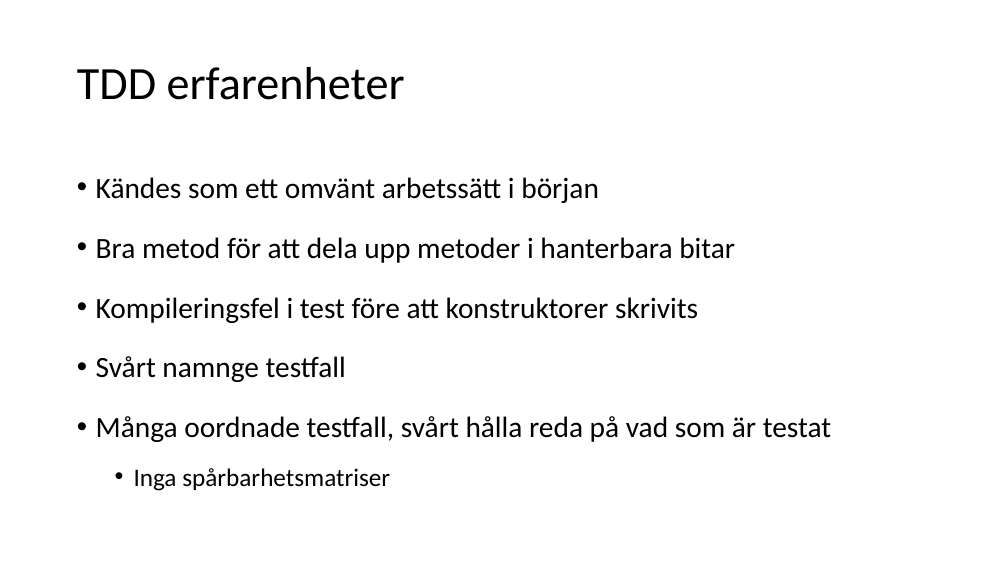
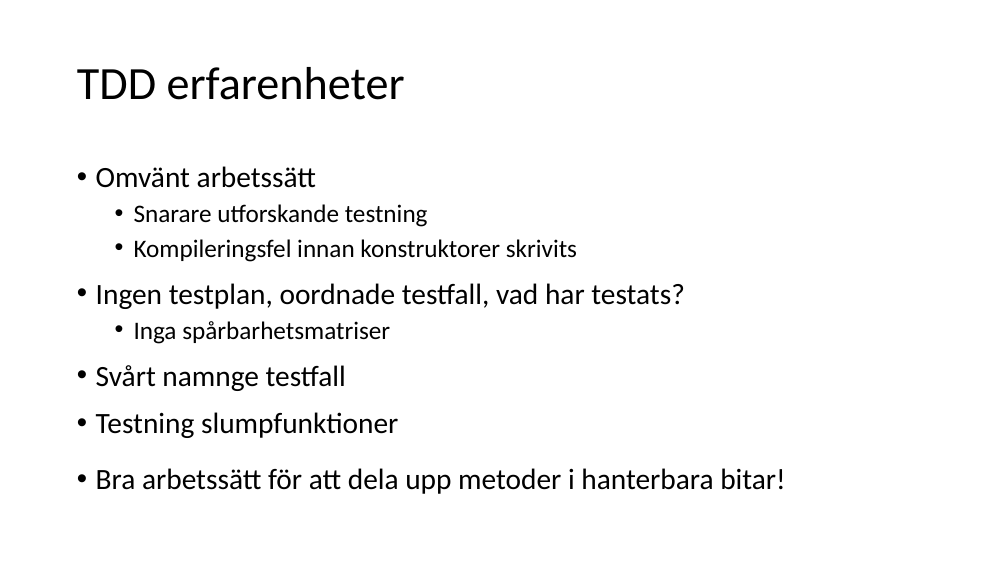
Before and after one commit to hampusidstam/InteGame, a slide deck: slide 17 of docs/Slutredovisning_grp5_v8.pptx. Drawn at 1008x567 pixels with LibreOffice and Linux fonts; fonts in the diff are those of the drawing. Boxes give left, top, right and bottom in pixels: in the first picture for what was removed or moved away, otherwise in the second. Text is boxed around its words. In the diff, an @@ line names an element or a change of style, - is before the commit and + after.

Commit message:
Updated PPT

```diff
--- a/docs/Slutredovisning_grp5_v8.pptx
+++ b/docs/Slutredovisning_grp5_v8.pptx
@@ text at bbox=[96, 166, 685, 344]: text changed; size 28 to 24 pt @@
-• Kändes som ett omvänt arbetssätt i början
-• Bra metod för att dela upp metoder i hanterbara bitar
-• Kompileringsfel i test före att konstruktorer skrivits
+• Omvänt arbetssätt
+  • Snarare utforskande testning
+  • Kompileringsfel innan konstruktorer skrivits
+• Ingen testplan, oordnade testfall, vad har testats?
+  • Inga spårbarhetsmatriser
@@ text at bbox=[96, 365, 346, 391]: line spacing 1.4 to 1.1; less space between paragraphs @@
@@ text at bbox=[96, 412, 785, 494]: text changed @@
-• Många oordnade testfall, svårt hålla reda på vad som är testat
-  • Inga spårbarhetsmatriser
+• Testning slumpfunktioner
+• Bra arbetssätt för att dela upp metoder i hanterbara bitar!
```
Also in this commit, not shown: 19 other slides changed, 2 slides added, 5 slides removed.
